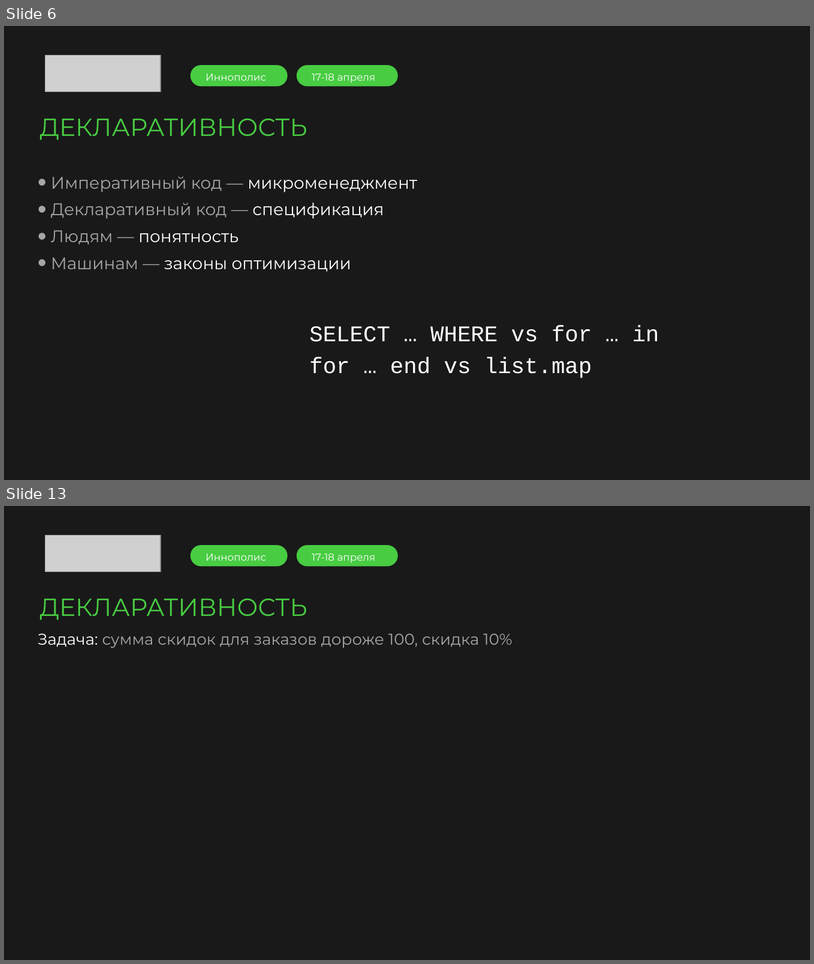
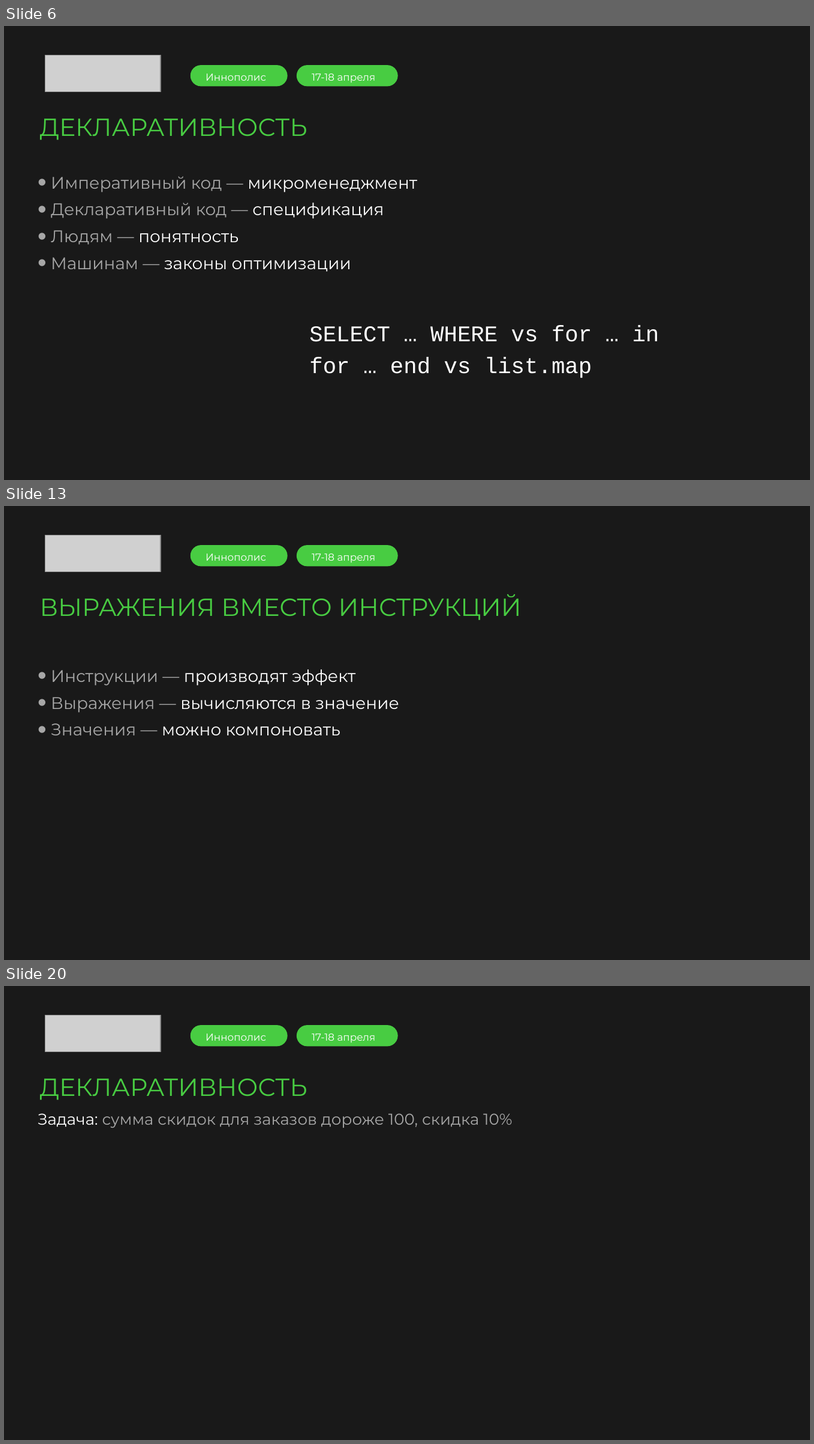
Before and after one commit to argent-smith/presentations, a slide deck: FP_Talk_2026/merge/presentation.pptx. Shown one above the other, each under a label of ours: slides 6 and 13 before the commit, slides 6, 13 and 20 after it; the slides between them are not shown. The pictures are 814x964 and 814x1444 pixels, drawn with LibreOffice and Linux fonts; fonts in the diff are those of the drawing; grey boxes stand for pictures; background and template pictures are left out. Boxes give left, top, right and bottom in pixels: in the first picture for what was removed or moved away, otherwise in the second. Text is boxed around its words. In the diff, an @@ line names an element or a change of style, - is before the commit and + after.

```diff
--- a/FP_Talk_2026/merge/presentation.pptx
+++ b/FP_Talk_2026/merge/presentation.pptx
@@ slide 13 added at bbox=[4, 506, 810, 960], background picture (left out) @@
@@ picture added at bbox=[45, 535, 161, 572] @@
@@ rounded rectangle added at bbox=[190, 545, 287, 565], fill #48CC42 @@
@@ text added at bbox=[206, 553, 266, 561], 9 pt, text #FFFFFF @@
+Иннополис
@@ rounded rectangle added at bbox=[297, 545, 398, 565], fill #48CC42 @@
@@ text added at bbox=[312, 553, 376, 562], 9 pt, text #FFFFFF @@
+17-18 апреля
@@ text added at bbox=[40, 594, 522, 620], 22 pt, text #48CC42 @@
+ВЫРАЖЕНИЯ ВМЕСТО ИНСТРУКЦИЙ
@@ text added at bbox=[51, 669, 399, 735], 15 pt, text #FFFFFF @@
+• Инструкции — производят эффект
+• Выражения — вычисляются в значение
+• Значения — можно компоновать
@@ what was slide 13 is now slide 20 @@
```
Also in this commit, not shown: 6 slides changed, 6 other slides added, 1 other file.
